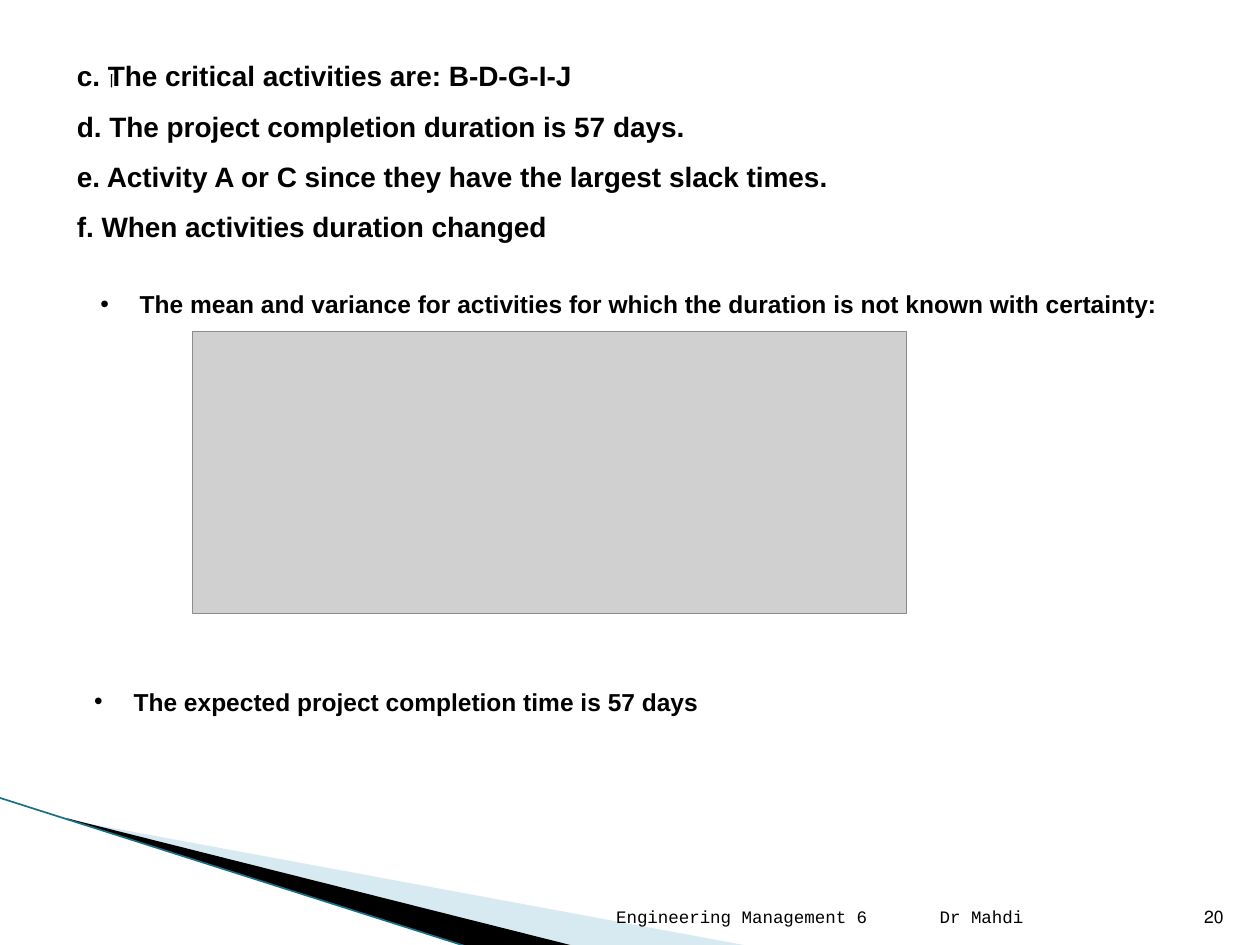
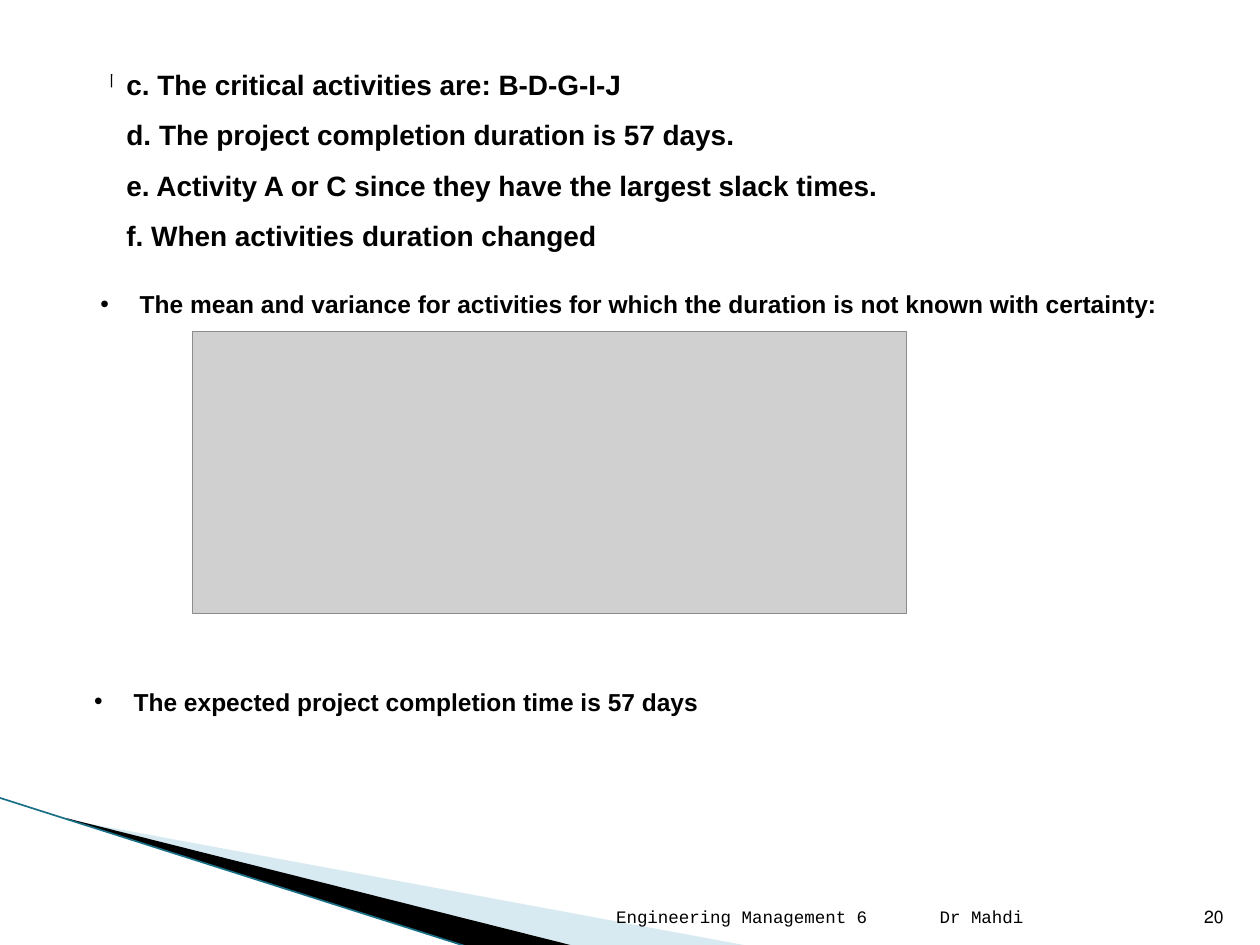
Before and after one commit to Dhmdhz/KKU, a slide deck: slide 20 of مستوى 9/ادارة المشاريع الهندسية هات 213-442/Lecture 6.pptx. Drawn at 1260x945 pixels with LibreOffice and Linux fonts; fonts in the diff are those of the drawing; grey boxes stand for pictures; background and template pictures are left out. Boxes give left, top, right and bottom in pixels: in the first picture for what was removed or moved away, otherwise in the second. Text is boxed around its words. In the diff, an @@ line names an element or a change of style, - is before the commit and + after.

```diff
--- a/مستوى 9/ادارة المشاريع الهندسية هات 213-442/Lecture 6.pptx
+++ b/مستوى 9/ادارة المشاريع الهندسية هات 213-442/Lecture 6.pptx
@@ text "c. The critical activities are: ...": place and size @@
-text "c. The critical activities are: ..." at bbox=[77, 65, 828, 243]
+text "c. The critical activities are: ..." at bbox=[126, 74, 877, 251]
```
Also in this commit, not shown: 1 other slide changed, 15 other files.
